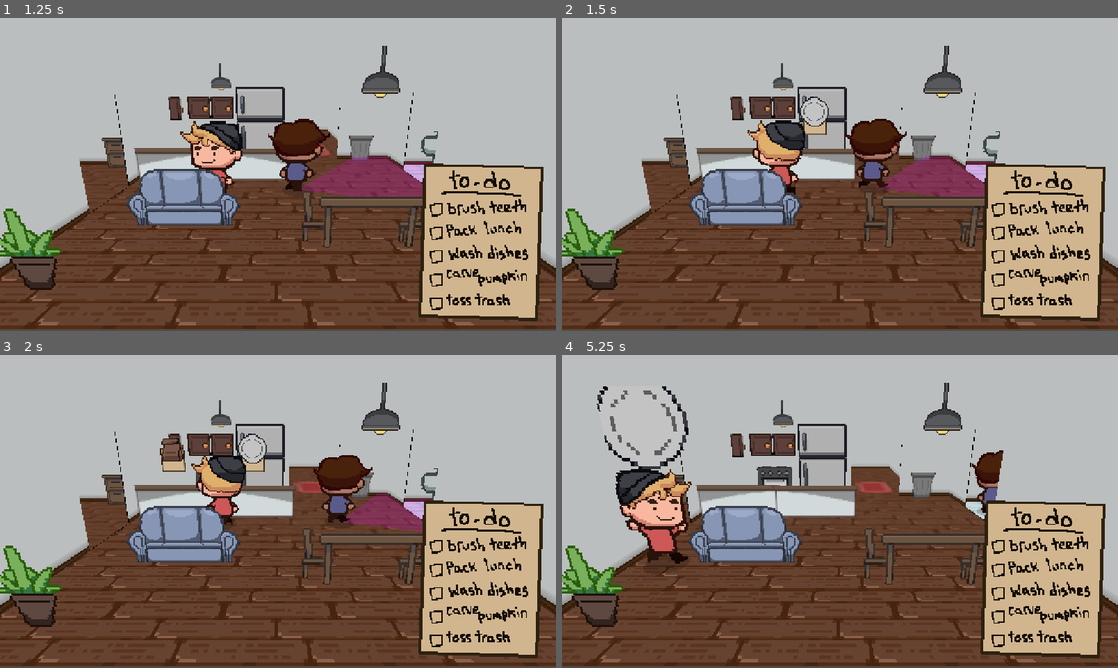
Above: before the commit, frames 1-4 (two rows, left to right).
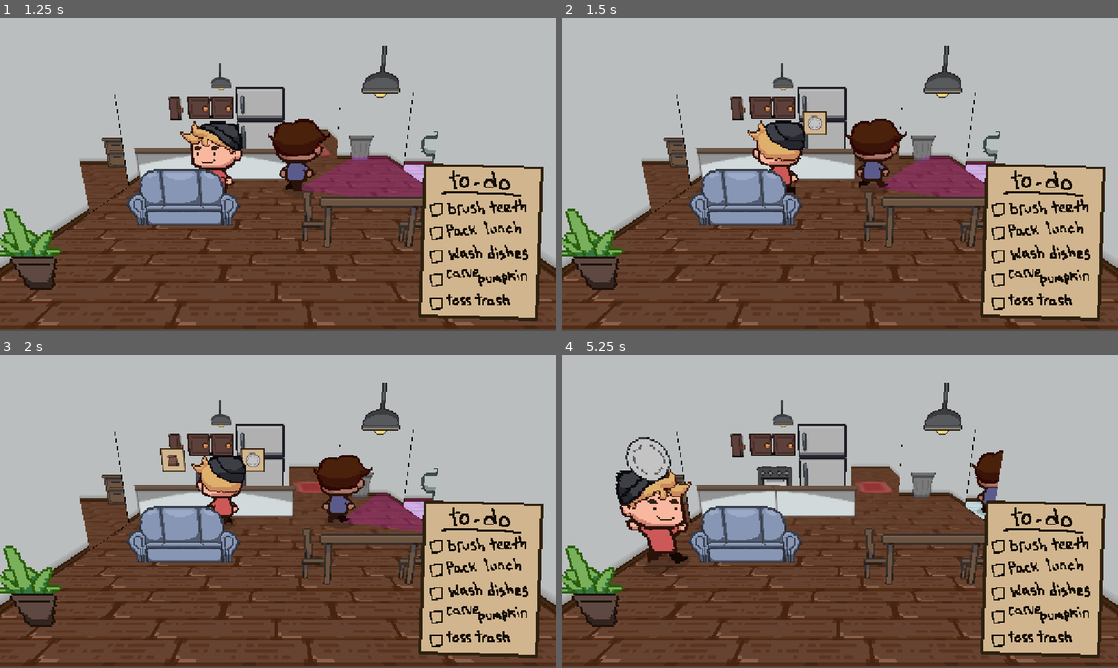
Above: after the commit, the same moments.

Repository: geekazodium/RIT-Halloween-Game-Jam-2025
Game: Godot game, scene res://menu/menu.tscn
Same seed, same stepped clock (60 frames per second), same inputs: the game is played once before the commit and once after it. The engine's default icon, where the game draws it, is replaced by a stand-in: a white triangle on a blue panel in a dark square.
Inputs (mouse positions are in pixels of both pictures, inside the frame that each line leads up to):
- Up to frame 1 (1.25 s): click (278, 202) at 0.5 s
- Up to frame 2 (1.5 s): move the mouse to (812, 237) at 1.27 s; hold W (move_up) from 1.28 s (still down); hold Space (interact) from 1.28 s (still down)
- Up to frame 3 (2 s): keep holding W (move_up); keep holding Space (interact)
- Up to frame 4 (5.25 s): move the mouse to (1006, 558) at 2.02 s; release Space (interact) at 2.03 s; tap Space (interact) at 2.1, 3.6, 5.1 s; move the mouse to (673, 464) at 2.77 s; release W (move_up) at 2.78 s; hold Space (interact) 2.78-3.53 s; hold A (move_left) 2.78-4.28 s; move the mouse to (867, 511) at 3.52 s; move the mouse to (756, 433) at 4.27 s; hold S (move_down) 4.28-5.03 s; hold Space (interact) 4.28-5.03 s; move the mouse to (962, 495) at 5.02 s; hold D (move_right) from 5.03 s (still down)

Frame 1 is identical in both runs. In frame 2, 0.2% of the frame differs, in the area x 42-48%, y 25-36%; in frame 3, 0.5%; in frame 4, 0.9%, in the area x 6-23%, y 10-41%.

Commit message:
fixed item sizes

Diff:
--- a/items/item.tscn
+++ b/items/item.tscn
@@ -6,4 +6,5 @@
 script = ExtResource("1_tnite")
 
 [node name="Sprite3D" type="Sprite3D" parent="."]
+transform = Transform3D(0.5, 0, 0, 0, 0.5, 0, 0, 0, 0.5, 0, 0, 0)
 texture_filter = 2
--- a/items/item_scenes/paperbag.tscn
+++ b/items/item_scenes/paperbag.tscn
@@ -7,5 +7,5 @@
 key = &"paperbag"
 
 [node name="Sprite3D" parent="." index="0"]
-transform = Transform3D(2, 0, 0, 0, 2, 0, 0, 0, 2, 0, 0.16451061, 0)
+transform = Transform3D(1, 0, 0, 0, 1, 0, 0, 0, 1, 0, 0, 0)
 texture = ExtResource("2_fc7h3")
--- a/items/item_scenes/plate.tscn
+++ b/items/item_scenes/plate.tscn
@@ -7,5 +7,5 @@
 key = &"plate"
 
 [node name="Sprite3D" parent="." index="0"]
-transform = Transform3D(2, 0, 0, 0, 2, 0, 0, 0, 2, 0, 0.18951553, 0)
+transform = Transform3D(1, 0, 0, 0, 1, 0, 0, 0, 1, 0, 0, 0)
 texture = ExtResource("2_ahdfc")
--- a/items/item_scenes/pumpkin.tscn
+++ b/items/item_scenes/pumpkin.tscn
@@ -7,5 +7,5 @@
 key = &"pumpkin"
 
 [node name="Sprite3D" parent="." index="0"]
-transform = Transform3D(2, 0, 0, 0, 2, 0, 0, 0, 2, 0, 0.2865016, 0)
+transform = Transform3D(2, 0, 0, 0, 2, 0, 0, 0, 2, 0, 0, 0)
 texture = ExtResource("2_04ojt")
--- a/items/item_scenes/toothbrush.tscn
+++ b/items/item_scenes/toothbrush.tscn
@@ -7,5 +7,4 @@
 key = &"toothbrush"
 
 [node name="Sprite3D" parent="." index="0"]
-transform = Transform3D(2, 0, 0, 0, 2, 0, 0, 0, 2, 0, 0.115639985, 0)
 texture = ExtResource("2_kml6p")
--- a/roommate/tasks/roommate_task_manager.gd
+++ b/roommate/tasks/roommate_task_manager.gd
@@ -10,7 +10,6 @@
 		return tasks[self.current_task_index];
 
 @export var wish_dir: RoommateWishDir;
-
 @export var character_body: RoommateCharacterBody;
 @export var current_room_detector: Area3D;
 
@@ -135,7 +134,6 @@
 		if index != -1:
 			self._init_room_search(self.rooms_to_check[index]);
 			self.rooms_to_check.remove_at(index);
-
 
 func _init_room_search(room: Room):
 	print("initializing room search for room ", room);
